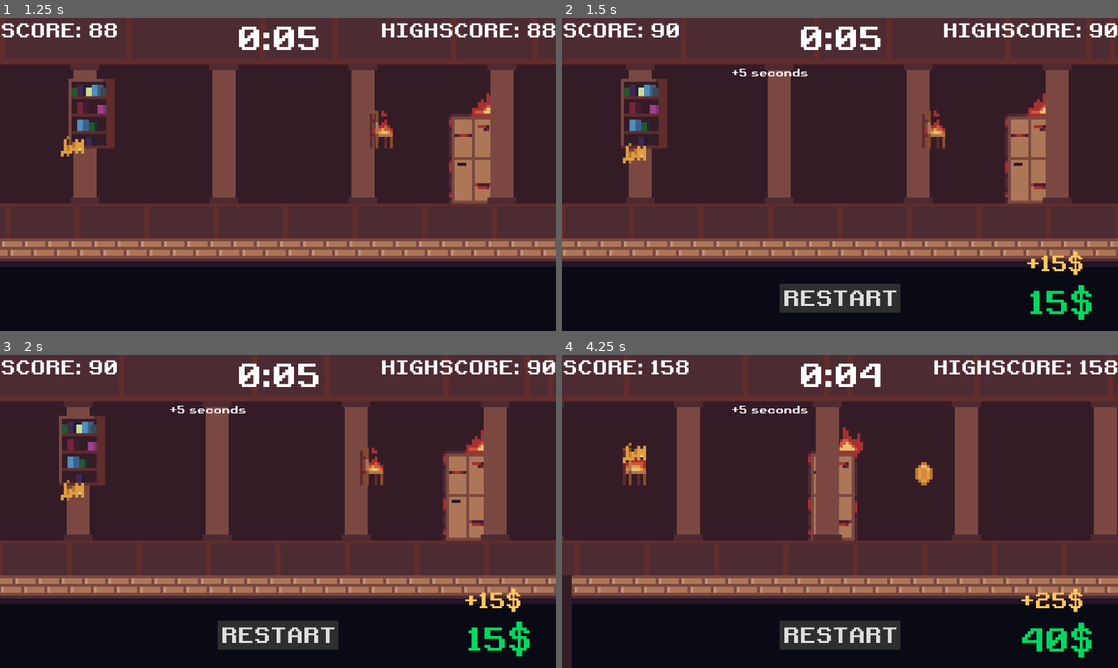
Above: before the commit, frames 1-4 (two rows, left to right).
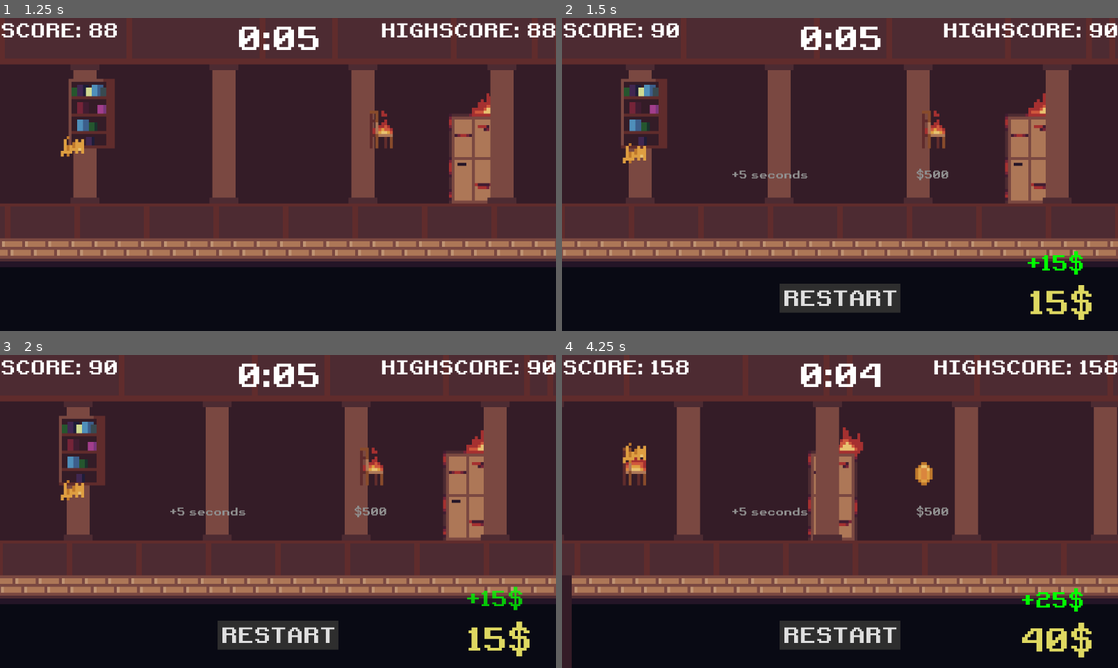
Above: after the commit, the same moments.

Repository: kurushimee/run-for-it
Game: Godot game, scene res://scenes/main.tscn
Two runs of this game, one before a commit and one after it. Both use one fixed random seed, a clock stepped at 60 frames per second and the inputs below.
Inputs (mouse positions are in pixels of both pictures, inside the frame that each line leads up to):
- Up to frame 1 (1.25 s): tap Space (jump) at 0.5, 0.77 s; move the mouse to (400, 158) at 0.52 s; press the mouse at (400, 158) at 0.53 s
- Up to frame 2 (1.5 s): move the mouse to (728, 190) at 1.27 s; release the mouse at (728, 190) at 1.28 s; click (728, 190) at 1.35 s
- Up to frame 3 (2 s): tap Space (jump) at 1.52 s
- Up to frame 4 (4.25 s): click "RESTART" at 2 s; tap Space (jump) at 2.75, 3.77 s; move the mouse to (895, 442) at 2.77 s; press the mouse at (895, 442) at 2.78 s; move the mouse to (812, 574) at 3.52 s; release the mouse at (812, 574) at 3.53 s; click (812, 574) at 3.6 s

Frame 1 is identical in both runs. In frame 2, 1.2% of the frame differs, in the area x 30-96%, y 16-97%; in frame 3, 1.2%; in frame 4, 1.3%.

Commit message:
Add shop

Diff:
--- a/project.godot
+++ b/project.godot
@@ -29,7 +29,11 @@
 jump={
 "deadzone": 0.5,
 "events": [Object(InputEventKey,"resource_local_to_scene":false,"resource_name":"","device":-1,"window_id":0,"alt_pressed":false,"shift_pressed":false,"ctrl_pressed":false,"meta_pressed":false,"pressed":false,"keycode":0,"physical_keycode":32,"key_label":0,"unicode":32,"echo":false,"script":null)
-, Object(InputEventJoypadButton,"resource_local_to_scene":false,"resource_name":"","device":-1,"button_index":0,"pressure":0.0,"pressed":false,"script":null)
+]
+}
+ui_press={
+"deadzone": 0.5,
+"events": [Object(InputEventMouseButton,"resource_local_to_scene":false,"resource_name":"","device":-1,"window_id":0,"alt_pressed":false,"shift_pressed":false,"ctrl_pressed":false,"meta_pressed":false,"button_mask":0,"position":Vector2(0, 0),"global_position":Vector2(0, 0),"factor":1.0,"button_index":1,"canceled":false,"pressed":false,"double_click":false,"script":null)
 ]
 }
 
--- a/scenes/main.tscn
+++ b/scenes/main.tscn
@@ -28,7 +28,8 @@
 
 [node name="HUD" parent="." instance=ExtResource("5_mo7pu")]
 
-[node name="GameOver" parent="." instance=ExtResource("10_4c20w")]
+[node name="GameOver" parent="." node_paths=PackedStringArray("main") instance=ExtResource("10_4c20w")]
+main = NodePath("..")
 
 [node name="RunningMusic" parent="." instance=ExtResource("8_i004v")]
 
--- /dev/null
+++ b/scenes/ui/buy_item.tscn
@@ -0,0 +1,37 @@
+[gd_scene load_steps=5 format=3 uid="uid://b3a4573kbhxh7"]
+
+[ext_resource type="Script" path="res://scripts/ui/buy_item.gd" id="1_huqkf"]
+[ext_resource type="FontFile" uid="uid://s15272omc2m3" path="res://assets/fonts/retro.ttf" id="1_j85y8"]
+[ext_resource type="AudioStream" uid="uid://dtdtxerciseny" path="res://assets/audio/sfx/ui/buttonrollover.wav" id="3_hk3pe"]
+[ext_resource type="AudioStream" uid="uid://b5x8iqv0hy4aj" path="res://assets/audio/sfx/ui/buttonclick.wav" id="4_x17aq"]
+
+[node name="BuyItem" type="HBoxContainer"]
+alignment = 1
+script = ExtResource("1_huqkf")
+
+[node name="Name" type="Label" parent="."]
+layout_mode = 2
+size_flags_horizontal = 2
+theme_override_fonts/font = ExtResource("1_j85y8")
+theme_override_font_sizes/font_size = 22
+text = "null"
+vertical_alignment = 1
+
+[node name="Price" type="Label" parent="."]
+layout_mode = 2
+size_flags_horizontal = 10
+theme_override_fonts/font = ExtResource("1_j85y8")
+theme_override_font_sizes/font_size = 22
+text = "$0"
+horizontal_alignment = 2
+vertical_alignment = 1
+
+[node name="Hover" type="AudioStreamPlayer" parent="."]
+stream = ExtResource("3_hk3pe")
+
+[node name="Press" type="AudioStreamPlayer" parent="."]
+stream = ExtResource("4_x17aq")
+
+[connection signal="gui_input" from="." to="." method="_on_gui_input"]
+[connection signal="mouse_entered" from="." to="." method="_on_mouse_entered"]
+[connection signal="mouse_exited" from="." to="." method="_on_mouse_exited"]
--- a/scenes/ui/game_over.tscn
+++ b/scenes/ui/game_over.tscn
@@ -1,10 +1,11 @@
-[gd_scene load_steps=17 format=3 uid="uid://inor2v8tc0hs"]
-
-[ext_resource type="Script" path="res://scripts/game_over.gd" id="1_3lp3r"]
+[gd_scene load_steps=22 format=3 uid="uid://inor2v8tc0hs"]
+
 [ext_resource type="FontFile" uid="uid://s15272omc2m3" path="res://assets/fonts/retro.ttf" id="1_ts5rb"]
+[ext_resource type="Script" path="res://scripts/ui/game_over.gd" id="1_xi2mm"]
 [ext_resource type="AudioStream" uid="uid://dtdtxerciseny" path="res://assets/audio/sfx/ui/buttonrollover.wav" id="2_7ga7t"]
 [ext_resource type="AudioStream" uid="uid://ym5t3fjetgq8" path="res://assets/audio/sfx/ui/buttonclickrelease.wav" id="3_k5am2"]
 [ext_resource type="AudioStream" uid="uid://dxxn0a5xvgkyr" path="res://assets/audio/music/edit.wav" id="4_8olkv"]
+[ext_resource type="PackedScene" uid="uid://b3a4573kbhxh7" path="res://scenes/ui/buy_item.tscn" id="5_l70se"]
 
 [sub_resource type="StyleBoxFlat" id="StyleBoxFlat_tb12c"]
 bg_color = Color(0.180005, 0.180005, 0.180005, 1)
@@ -31,6 +32,8 @@
 
 
 func reset() -> void:
+	$AnimationPlayer.play(\"RESET\")
+	$AnimationPlayer.play(\"float_away\")
 	modulate.a = 1.0
 	if $Timer.is_stopped():
 		$Timer.start()
@@ -42,6 +45,43 @@
 	$Timer.stop()
 "
 
+[sub_resource type="Animation" id="Animation_er27p"]
+resource_name = "float_away"
+length = 5.0
+tracks/0/type = "value"
+tracks/0/imported = false
+tracks/0/enabled = true
+tracks/0/path = NodePath(".:position")
+tracks/0/interp = 1
+tracks/0/loop_wrap = true
+tracks/0/keys = {
+"times": PackedFloat32Array(0, 5),
+"transitions": PackedFloat32Array(1, 2),
+"update": 0,
+"values": [Vector2(0, 480), Vector2(30, 450)]
+}
+
+[sub_resource type="Animation" id="Animation_lpyu8"]
+length = 0.001
+tracks/0/type = "value"
+tracks/0/imported = false
+tracks/0/enabled = true
+tracks/0/path = NodePath(".:position")
+tracks/0/interp = 1
+tracks/0/loop_wrap = true
+tracks/0/keys = {
+"times": PackedFloat32Array(0),
+"transitions": PackedFloat32Array(1),
+"update": 0,
+"values": [Vector2(0, 480)]
+}
+
+[sub_resource type="AnimationLibrary" id="AnimationLibrary_22hqb"]
+_data = {
+"RESET": SubResource("Animation_lpyu8"),
+"float_away": SubResource("Animation_er27p")
+}
+
 [sub_resource type="Animation" id="Animation_4qnw6"]
 length = 0.001
 tracks/0/type = "value"
@@ -80,6 +120,32 @@
 "float": SubResource("Animation_j72ln")
 }
 
+[sub_resource type="GDScript" id="GDScript_i3cin"]
+script/source = "extends Node
+
+
+func proceed(main: Node) -> void:
+	var hud := main.get_node(\"HUD\")
+	hud.max_time += 5.0
+	hud.time = hud.max_time
+	hud.render_time()
+"
+
+[sub_resource type="Animation" id="Animation_8k3tj"]
+length = 0.001
+tracks/0/type = "value"
+tracks/0/imported = false
+tracks/0/enabled = true
+tracks/0/path = NodePath(".:volume_db")
+tracks/0/interp = 1
+tracks/0/loop_wrap = true
+tracks/0/keys = {
+"times": PackedFloat32Array(0),
+"transitions": PackedFloat32Array(1),
+"update": 0,
+"values": [0.0]
+}
+
 [sub_resource type="Animation" id="Animation_hqh0u"]
 resource_name = "ost_fade_in"
 length = 0.5
@@ -94,21 +160,6 @@
 "transitions": PackedFloat32Array(1, 1),
 "update": 0,
 "values": [-80.0, 0.0]
-}
-
-[sub_resource type="Animation" id="Animation_8k3tj"]
-length = 0.001
-tracks/0/type = "value"
-tracks/0/imported = false
-tracks/0/enabled = true
-tracks/0/path = NodePath(".:volume_db")
-tracks/0/interp = 1
-tracks/0/loop_wrap = true
-tracks/0/keys = {
-"times": PackedFloat32Array(0),
-"transitions": PackedFloat32Array(1),
-"update": 0,
-"values": [0.0]
 }
 
 [sub_resource type="Animation" id="Animation_22qt6"]
@@ -150,7 +201,7 @@
 
 [node name="GameOver" type="CanvasLayer"]
 process_mode = 2
-script = ExtResource("1_3lp3r")
+script = ExtResource("1_xi2mm")
 
 [node name="Button" type="Button" parent="."]
 custom_minimum_size = Vector2(250, 60)
@@ -182,31 +233,35 @@
 bus = &"UI"
 
 [node name="Earned" type="Label" parent="."]
+modulate = Color(0, 1, 0, 1)
 custom_minimum_size = Vector2(1080, 0)
 anchors_preset = 7
 anchor_left = 0.5
 anchor_top = 1.0
 anchor_right = 0.5
 anchor_bottom = 1.0
-offset_left = -576.0
-offset_top = -168.0
-offset_right = 504.0
-offset_bottom = -112.0
+offset_top = 480.0
+offset_right = 1080.0
+offset_bottom = 536.0
 grow_horizontal = 2
 grow_vertical = 0
-theme_override_colors/font_color = Color(1, 0.787474, 0.356183, 1)
-theme_override_constants/shadow_outline_size = 4
 theme_override_fonts/font = ExtResource("1_ts5rb")
 theme_override_font_sizes/font_size = 44
 text = "+100$"
 horizontal_alignment = 2
 vertical_alignment = 1
 script = SubResource("GDScript_qrxj4")
-fade_out_speed = 0.3
+fade_out_speed = 0.5
 
 [node name="Timer" type="Timer" parent="Earned"]
+wait_time = 0.25
 one_shot = true
 autostart = true
+
+[node name="AnimationPlayer" type="AnimationPlayer" parent="Earned"]
+libraries = {
+"": SubResource("AnimationLibrary_22hqb")
+}
 
 [node name="Money" type="Label" parent="."]
 custom_minimum_size = Vector2(1100, 0)
@@ -222,7 +277,7 @@
 grow_horizontal = 2
 grow_vertical = 0
 size_flags_horizontal = 4
-theme_override_colors/font_color = Color(1.44392e-06, 0.848658, 0.380239, 1)
+theme_override_colors/font_color = Color(0.870588, 0.847059, 0.380392, 1)
 theme_override_fonts/font = ExtResource("1_ts5rb")
 theme_override_font_sizes/font_size = 66
 text = "$0"
@@ -248,16 +303,22 @@
 offset_bottom = 20.0
 grow_horizontal = 2
 grow_vertical = 2
-
-[node name="BuyTime" type="HBoxContainer" parent="Shop"]
+size_flags_horizontal = 3
+size_flags_vertical = 3
+
+[node name="VBoxContainer" type="VBoxContainer" parent="Shop"]
 layout_mode = 2
-
-[node name="Name" type="Label" parent="Shop/BuyTime"]
+size_flags_horizontal = 3
+size_flags_vertical = 3
+alignment = 1
+
+[node name="BuyTime" parent="Shop/VBoxContainer" instance=ExtResource("5_l70se")]
 layout_mode = 2
-theme_override_fonts/font = ExtResource("1_ts5rb")
-theme_override_font_sizes/font_size = 22
-text = "+5 seconds"
-vertical_alignment = 1
+item_name = "+5 seconds"
+item_price = 500
+
+[node name="PostTransaction" type="Node" parent="Shop/VBoxContainer/BuyTime"]
+script = SubResource("GDScript_i3cin")
 
 [node name="ShopMusic" type="AudioStreamPlayer" parent="."]
 process_mode = 3
--- a/scenes/ui/hud.tscn
+++ b/scenes/ui/hud.tscn
@@ -1,6 +1,6 @@
 [gd_scene load_steps=3 format=3 uid="uid://b2ygwns5dr211"]
 
-[ext_resource type="Script" path="res://scripts/hud.gd" id="1_t41og"]
+[ext_resource type="Script" path="res://scripts/ui/hud.gd" id="1_t41og"]
 [ext_resource type="FontFile" uid="uid://s15272omc2m3" path="res://assets/fonts/retro.ttf" id="1_wq3c8"]
 
 [node name="HUD" type="CanvasLayer"]
--- a/scripts/game_over.gd
+++ /dev/null
@@ -1,10 +0,0 @@
-extends CanvasLayer
-
-
-func _on_game_end() -> void:
-	$ShopMusic.play()
-	$ShopMusic/AnimationPlayer.play("ost_fade_in")
-
-
-func _on_reset_game() -> void:
-	$ShopMusic/AnimationPlayer.play("ost_fade_out")
--- a/scripts/main.gd
+++ b/scripts/main.gd
@@ -183,6 +183,7 @@
 	money += earned
 
 	$GameOver/Earned.text = "+" + str(earned) + "$"
+	$GameOver/Earned.modulate = Color.GREEN
 	$GameOver/Earned.reset()
 	$GameOver/Money.text = str(money) + "$"
 	$GameOver.show()
--- /dev/null
+++ b/scripts/ui/buy_item.gd
@@ -0,0 +1,39 @@
+extends HBoxContainer
+
+@export var item_name: String
+@export var item_price: int
+signal bought(cost: int)
+
+var hovered := false
+
+var main: Node
+
+
+func _ready() -> void:
+	$Name.text = item_name
+	$Price.text = "$" + str(item_price)
+
+
+func _on_mouse_entered() -> void:
+	hovered = true
+	modulate = Color("cccccc")
+	$Hover.play()
+
+
+func _on_mouse_exited() -> void:
+	hovered = false
+	if main.money >= item_price:
+		modulate = Color.WHITE
+
+
+func _on_gui_input(event: InputEvent) -> void:
+	if not hovered:
+		return
+
+	if event.is_action_released("ui_press"):
+		modulate = Color("cccccc")
+		$Press.play()
+		$PostTransaction.proceed(main)
+		bought.emit(item_price)
+	elif event.is_action_pressed("ui_press"):
+		modulate = Color("bbbbbb")
--- /dev/null
+++ b/scripts/ui/game_over.gd
@@ -0,0 +1,39 @@
+extends CanvasLayer
+
+@export var main: Node
+
+
+func _ready() -> void:
+	recalculate_available_items()
+	for item in $Shop/VBoxContainer.get_children():
+		item.main = main
+		item.bought.connect(_on_bought)
+
+
+func recalculate_available_items() -> void:
+	for item in $Shop/VBoxContainer.get_children():
+		if main.money < item.item_price:
+			item.modulate = Color("909090")
+			item.mouse_filter = Control.MOUSE_FILTER_IGNORE
+		else:
+			item.modulate = Color.WHITE
+			item.mouse_filter = Control.MOUSE_FILTER_PASS
+
+
+func _on_game_end() -> void:
+	$ShopMusic.play()
+	$ShopMusic/AnimationPlayer.play("ost_fade_in")
+	recalculate_available_items()
+
+
+func _on_reset_game() -> void:
+	$ShopMusic/AnimationPlayer.play("ost_fade_out")
+
+
+func _on_bought(cost: int) -> void:
+	main.money -= cost
+	$Money.text = "$" + str(main.money)
+	$Earned.text = "-" + str(cost) + "$"
+	$Earned.modulate = Color.RED
+	$Earned.reset()
+	recalculate_available_items()
Renamed: scripts/hud.gd -> scripts/ui/hud.gd
